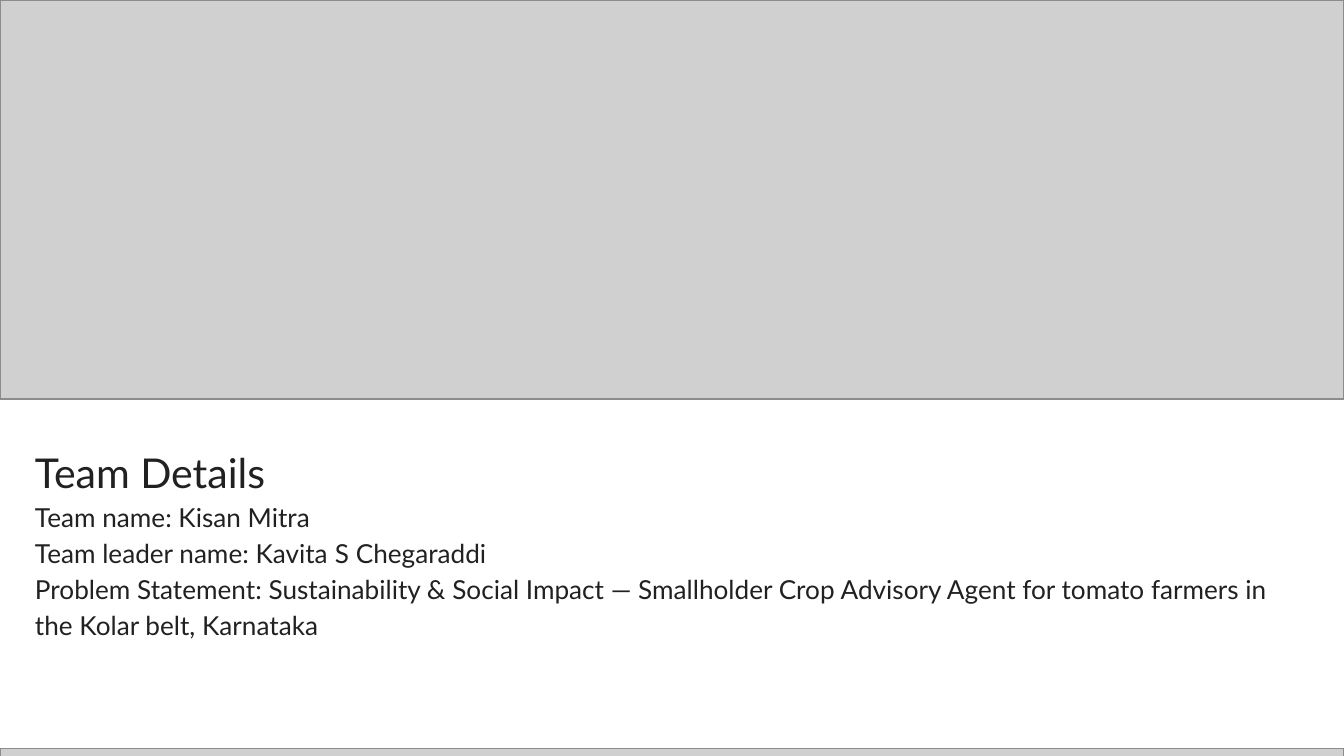
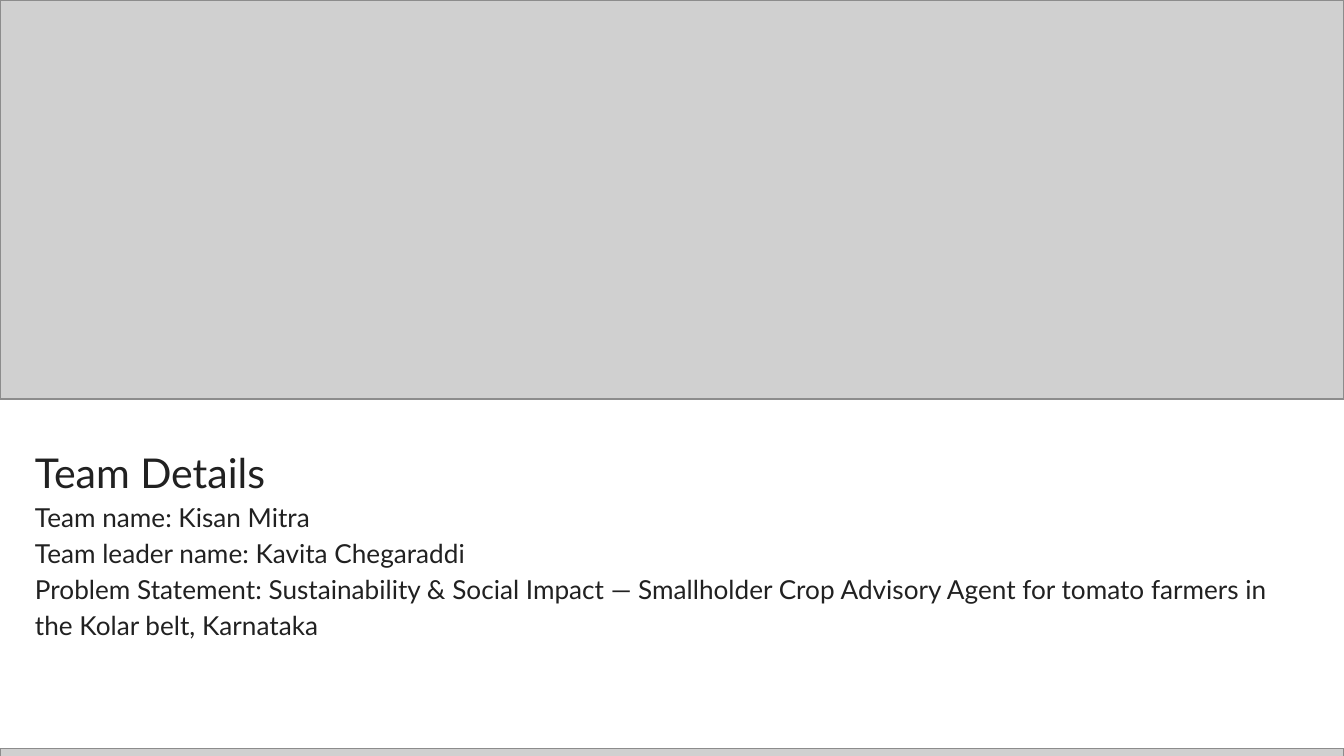
Before and after one commit to Kavitacs08/kisan-mitra, a slide deck: slide 1 of docs/Kisan_Mitra_Submission.pptx. Drawn at 1344x756 pixels with LibreOffice and Linux fonts; fonts in the diff are those of the drawing; grey boxes stand for pictures. Boxes give left, top, right and bottom in pixels: in the first picture for what was removed or moved away, otherwise in the second. Text is boxed around its words. In the diff, an @@ line names an element or a change of style, - is before the commit and + after.

```diff
--- a/docs/Kisan_Mitra_Submission.pptx
+++ b/docs/Kisan_Mitra_Submission.pptx
@@ text at (35,543,464,568): text changed @@
-Team leader name: Kavita S Chegaraddi
+Team leader name: Kavita Chegaraddi
```
Also in this commit, not shown: 7 other slides changed, 2 other files.
